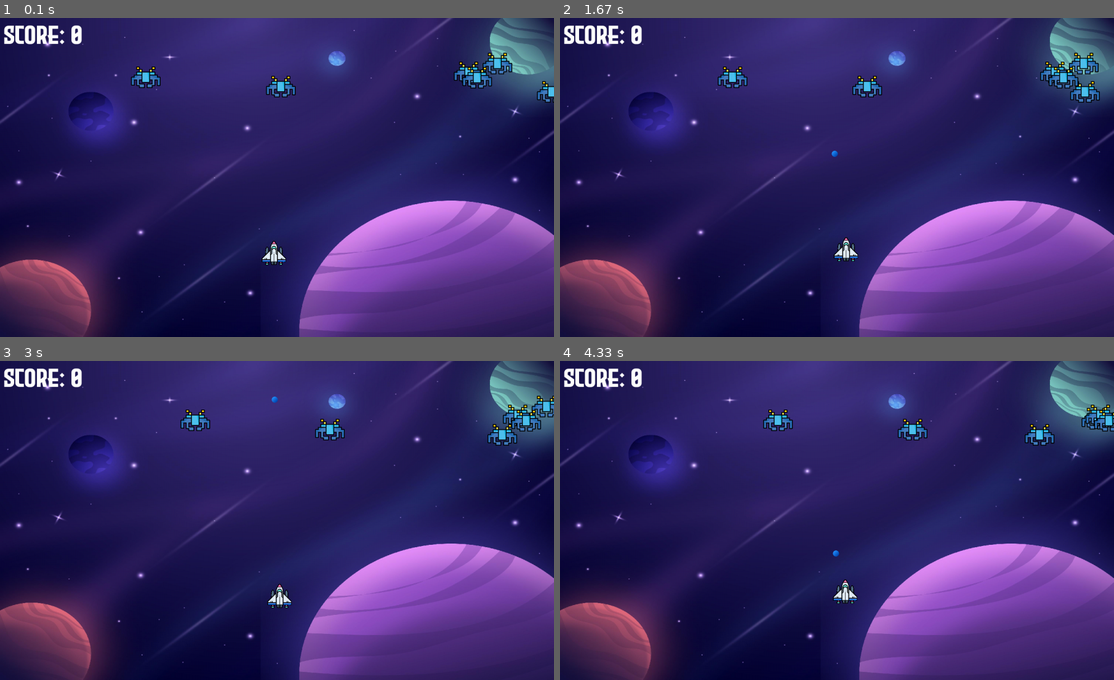
Above: before the commit, frames 1-4 (two rows, left to right).
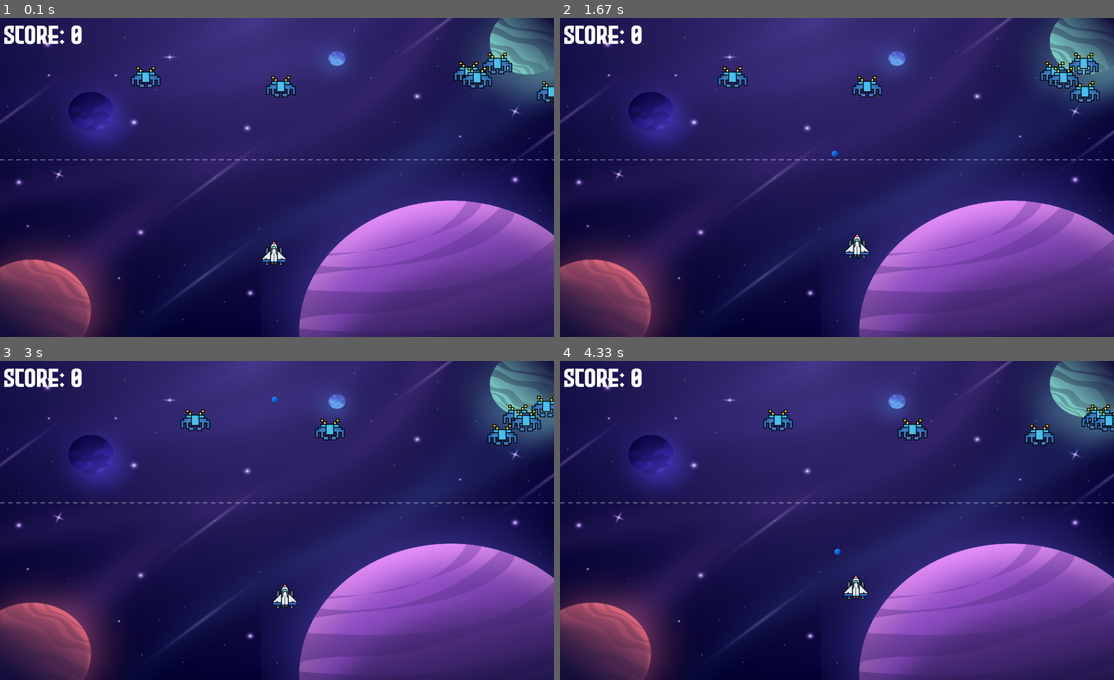
Above: after the commit, the same moments.

Repository: BillyHasman/learn-py-game-spacewar
Game: pygame game, started from main.py
The game is run twice, just before and just after one commit, with the same random seed, the same clock (stepped at 60 frames per second) and the same inputs.
Inputs:
- Up to frame 1 (0.1 s): no input
- Up to frame 2 (1.67 s): tap Space at 0.33, 0.73, 1.03, 1.23, 1.57 s; hold Right 0.67-1.13 s; hold Up 1.17-1.47 s; hold Right from 1.5 s (still down)
- Up to frame 3 (3 s): tap Space at 1.87, 2.07, 2.37, 2.63, 2.97 s; release Right at 1.97 s; hold Left 2-2.53 s; hold Down 2.57-2.87 s; hold Left from 2.9 s (still down)
- Up to frame 4 (4.33 s): tap Space at 3.27, 3.4, 3.8, 4.1 s; release Left at 3.3 s; hold Up 3.33-3.7 s; hold Right from 3.73 s (still down)

The runs differ from the first frame. In frame 1, 0.2% of the frame differs, in the area x 0-100%, y 44-45%; in frame 2, 0.6%; in frame 3, 0.5%; in frame 4, 0.6%, in the area x 0-100%, y 44-77%.

Commit message:
Add_Feature:
1. Added condition to reset enemy speed when it exceeds 3.5 or drops below -3.5.
2. Ensured that the enemy speed resets to 0.7 if moving right and -0.7 if moving left.
3. Limited player movement to stay within screen boundaries and above the dashed line at Y = 350.

Diff:
--- a/main.py
+++ b/main.py
@@ -26,8 +26,8 @@
 playerImg = pygame.image.load('Assets/img/player.png')
 playerX = 645
 playerY = 550
-speedX = 0.8
-speedY = 0.5
+speedX = 1.5
+speedY = 1
 
 # New width and height for player will be (60, 60)
 player_resize = pygame.transform.scale(playerImg, (60, 60))
@@ -104,6 +104,13 @@
     over_text = font.render("GAME OVER", True, (255,255,255))
     screen.blit(over_text, (550,350))
 
+# Draw Dashed Line
+def draw_dashed_line(y, color, dash_length=10):
+    x_start = 0
+    while x_start < 1366:
+        pygame.draw.line(screen, color, (x_start, y), (x_start + dash_length, y))
+        x_start += 2 * dash_length
+
 # Game Loop
 running = True
 while running:
@@ -113,10 +120,17 @@
     # Background Image
     screen.blit(background, (0, 0))
 
+    # Draw Dashed Line
+    draw_dashed_line(350, (255, 255, 255))
+
     # Player Movement
     keys = pygame.key.get_pressed()
     playerX += (keys[pygame.K_RIGHT] - keys[pygame.K_LEFT]) * speedX
     playerY += (keys[pygame.K_DOWN] - keys[pygame.K_UP]) * speedY
+
+    # Boundaries player inside screen and above Y = 350
+    playerX = max(0, min(playerX, 1323))
+    playerY = max(350, min(playerY, 750))
 
     # Bullet Trigger
     if keys[pygame.K_SPACE]:
@@ -144,7 +158,7 @@
     for i in range(num_of_enemies):
 
         # Game Over
-        if enemyY[i] > 200:
+        if enemyY[i] > 300:
             for j in range(num_of_enemies):
                 enemyY[j] = 3000
             game_over_text()
@@ -165,7 +179,13 @@
             bullet_state = "ready"
             score_value += 1
             enemyX[i] = random.randint(0, 1323)
-            enemyY[i] = random.randint(50, 150)
+            enemyY[i] = random.randint(50, 70)
+            enemyX_change[i] *= 1.5
+            print(enemyX_change)
+
+        # Reset enemy speed if it exceeds 3.5 or is less than -3.5
+        if enemyX_change[i] >= 4 or enemyX_change[i] <= -4:
+            enemyX_change[i] = 0.7 if enemyX_change[i] > 0 else -0.7
 
         enemy(enemyX[i], enemyY[i], i)
 
